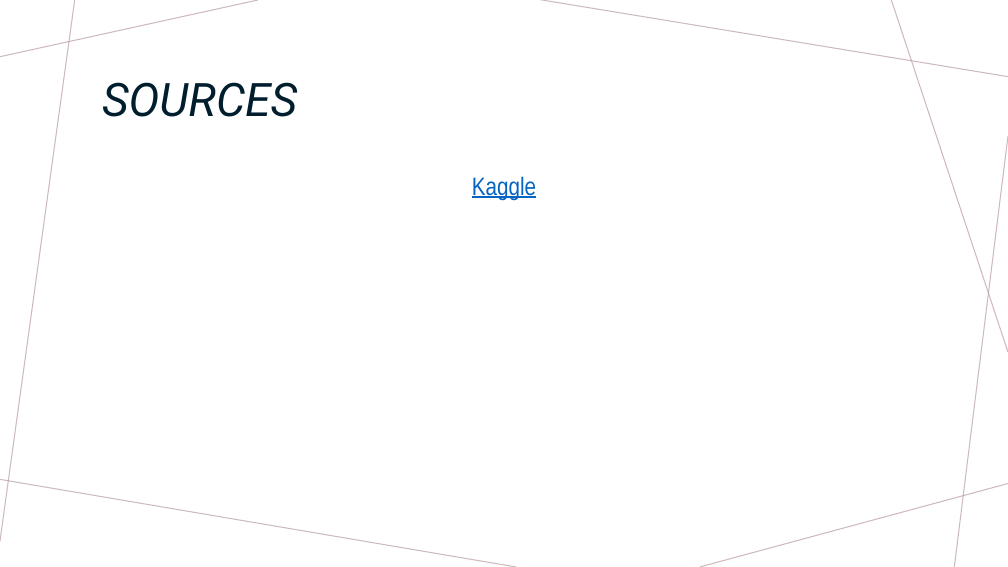
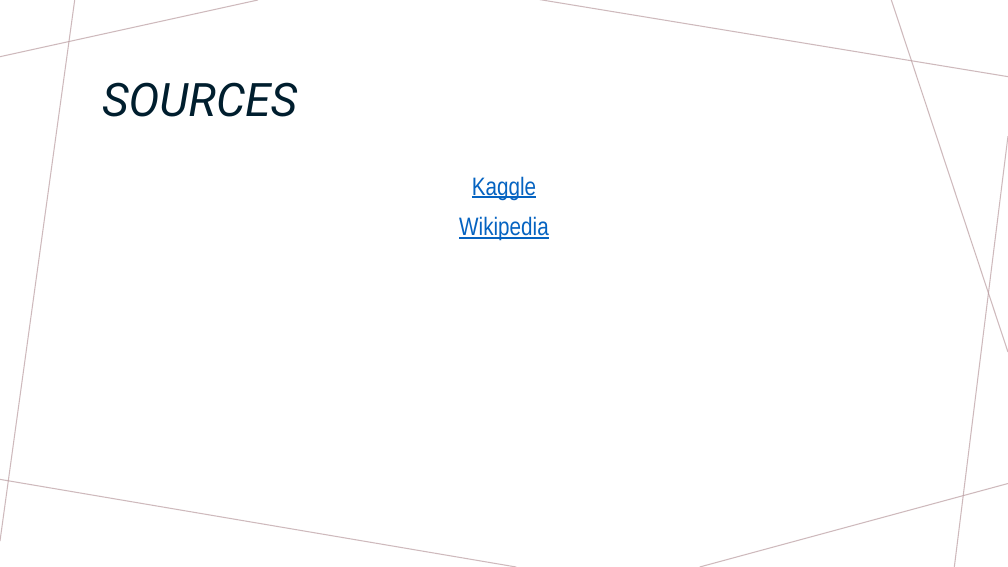
Before and after one commit to ramiwalid/FinalProjectCS301, a slide deck: slide 14 of FinalProjectCS301.pptx (slide 13 before the commit). Drawn at 1008x567 pixels with LibreOffice and Linux fonts; fonts in the diff are those of the drawing. Boxes give left, top, right and bottom in pixels: in the first picture for what was removed or moved away, otherwise in the second. Text is boxed around its words. In the diff, an @@ line names an element or a change of style, - is before the commit and + after.

```diff
--- a/FinalProjectCS301.pptx
+++ b/FinalProjectCS301.pptx
@@ text at (x1=459, y1=216, x2=549, y2=241): paragraph added @@
+Wikipedia
```
Also in this commit, not shown: 1 slide added.
